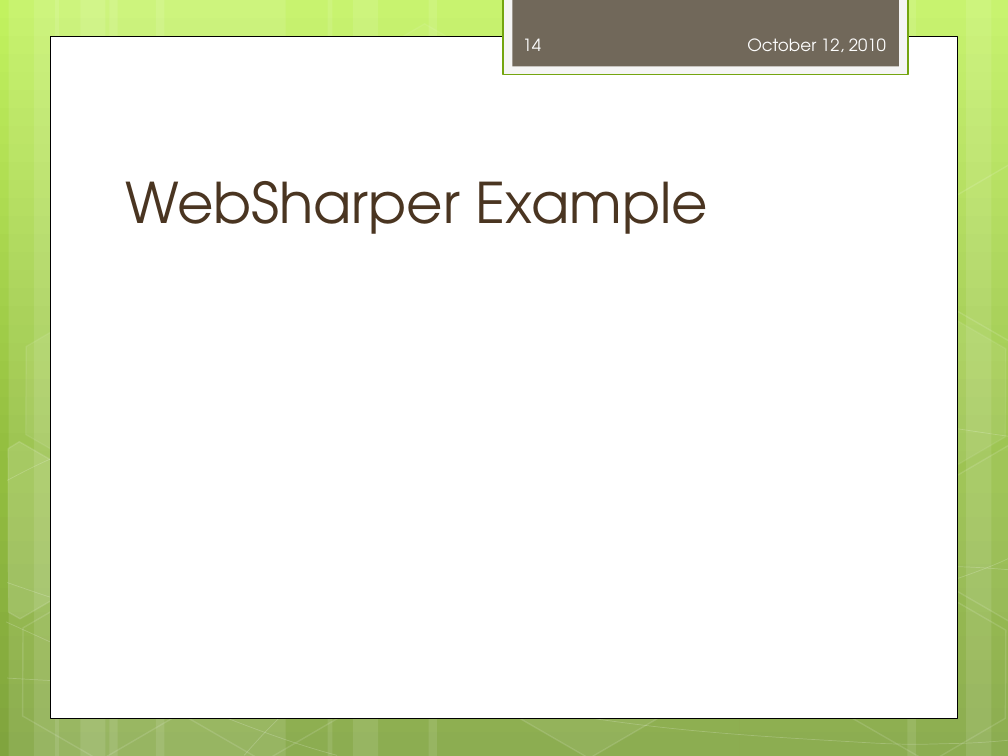
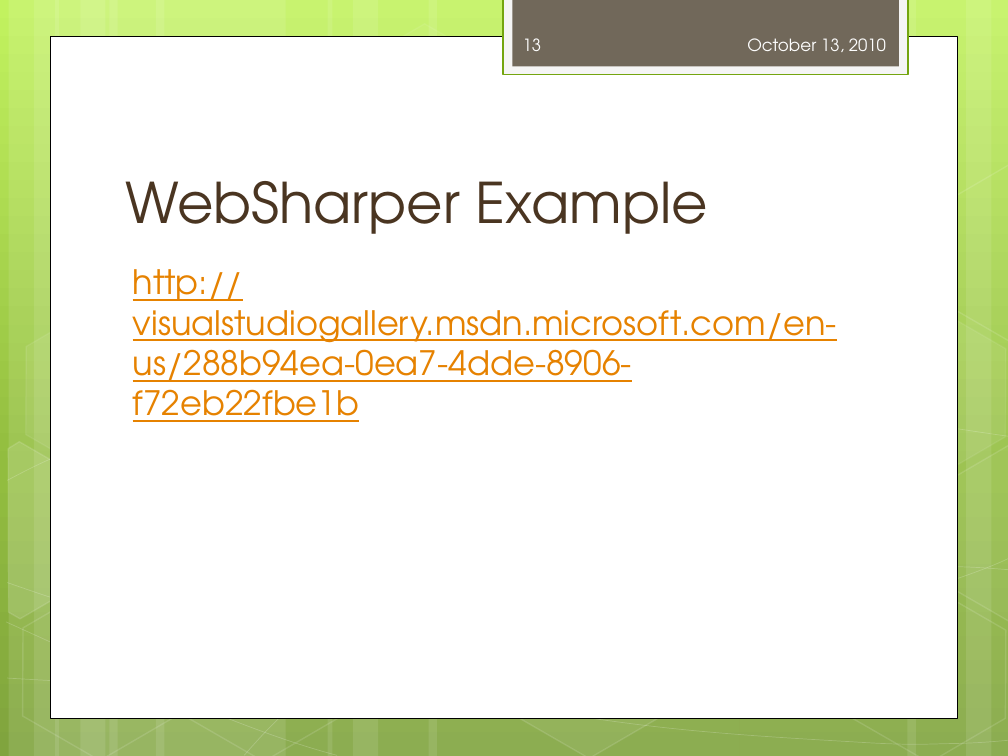
Before and after one commit to dmohl/GettingStartedWithWebDevInFSharpPresentation, a slide deck: slide 13 of Getting Started with Web Development in F#.pptx (slide 14 before the commit). Drawn at 1008x756 pixels with LibreOffice and Linux fonts; fonts in the diff are those of the drawing. Boxes give left, top, right and bottom in pixels: in the first picture for what was removed or moved away, otherwise in the second. Text is boxed around its words. In the diff, an @@ line names an element or a change of style, - is before the commit and + after.

```diff
--- a/Getting Started with Web Development in F#.pptx
+++ b/Getting Started with Web Development in F#.pptx
@@ page number at <box>523,38,542,51</box>: text changed @@
-14
+13
@@ text at <box>747,38,886,52</box>: text changed @@
-October 12, 2010
+October 13, 2010
@@ text added at <box>133,269,837,422</box>, 24 pt, text #E68200, underline @@
+http://visualstudiogallery.msdn.microsoft.com/en-us/288b94ea-0ea7-4dde-8906-f72eb22fbe1b
```
Also in this commit, not shown: 11 other slides changed, 4 slides added, 5 slides removed.
